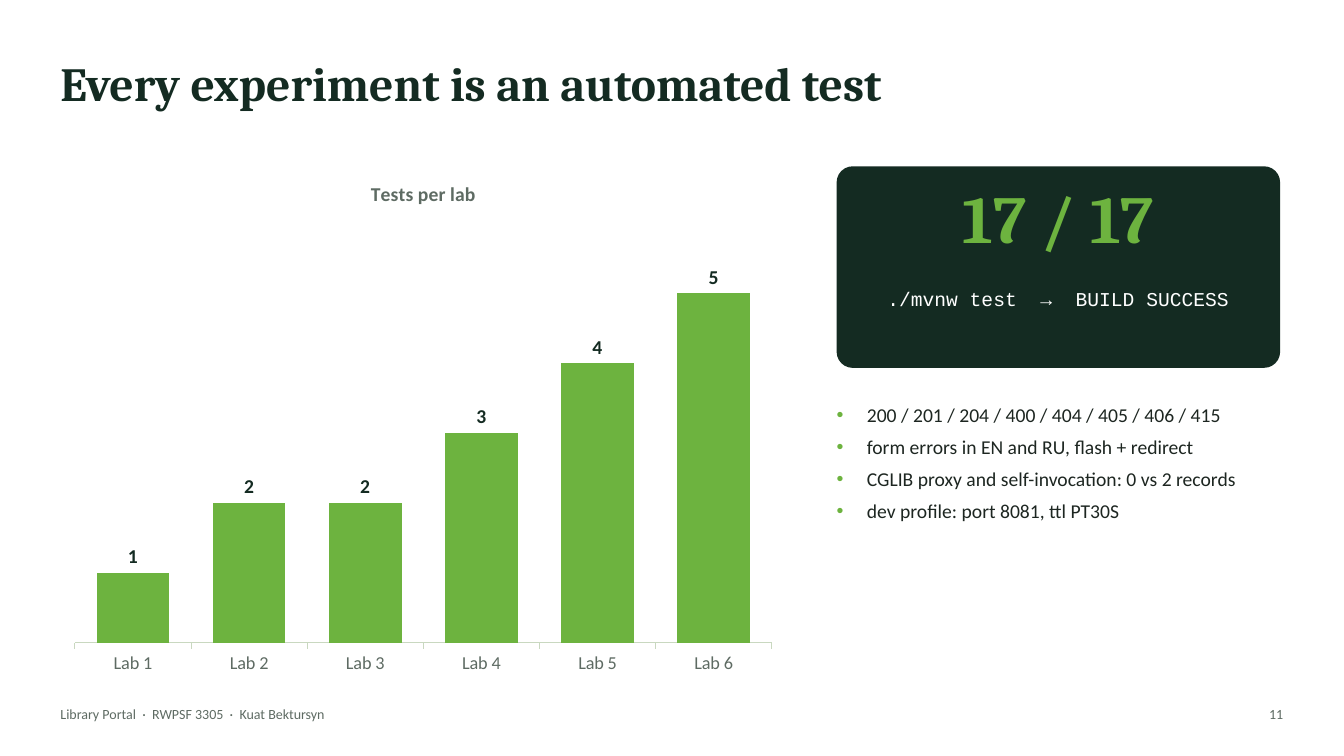
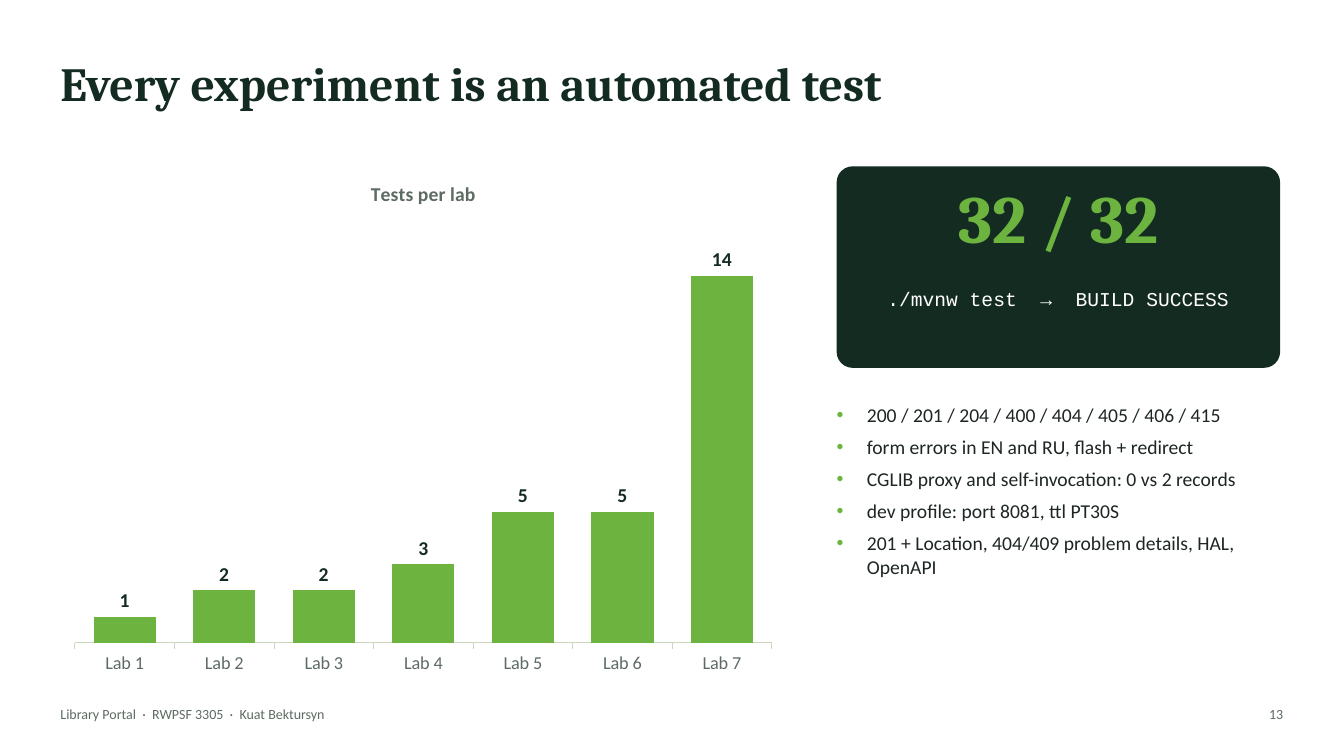
Before and after one commit to AkAyu44/library-portal, a slide deck: slide 13 of docs/Defense_Presentation.pptx (slide 11 before the commit). Drawn at 1344x756 pixels with LibreOffice and Linux fonts; fonts in the diff are those of the drawing. Boxes give left, top, right and bottom in pixels: in the first picture for what was removed or moved away, otherwise in the second. Text is boxed around its words. In the diff, an @@ line names an element or a change of style, - is before the commit and + after.

```diff
--- a/docs/Defense_Presentation.pptx
+++ b/docs/Defense_Presentation.pptx
@@ column chart at bbox=[60, 161, 786, 686] @@
-categories: Lab 1, Lab 2, Lab 3, Lab 4, Lab 5, Lab 6
+categories: Lab 1, Lab 2, Lab 3, Lab 4, Lab 5, Lab 6, Lab 7
-Series 1: 1, 2, 2, 3, 4, 5
+Series 1: 1, 2, 2, 3, 5, 5, 14
@@ text at bbox=[958, 197, 1158, 244]: text changed @@
-17 / 17
+32 / 32
@@ text at bbox=[867, 536, 1234, 577]: paragraph added @@
+• 201 + Location, 404/409 problem details, HAL, OpenAPI
@@ text at bbox=[1269, 710, 1283, 719]: text changed @@
-11
+13
```
Also in this commit, not shown: 7 other slides changed, 2 slides added, 26 other files.
